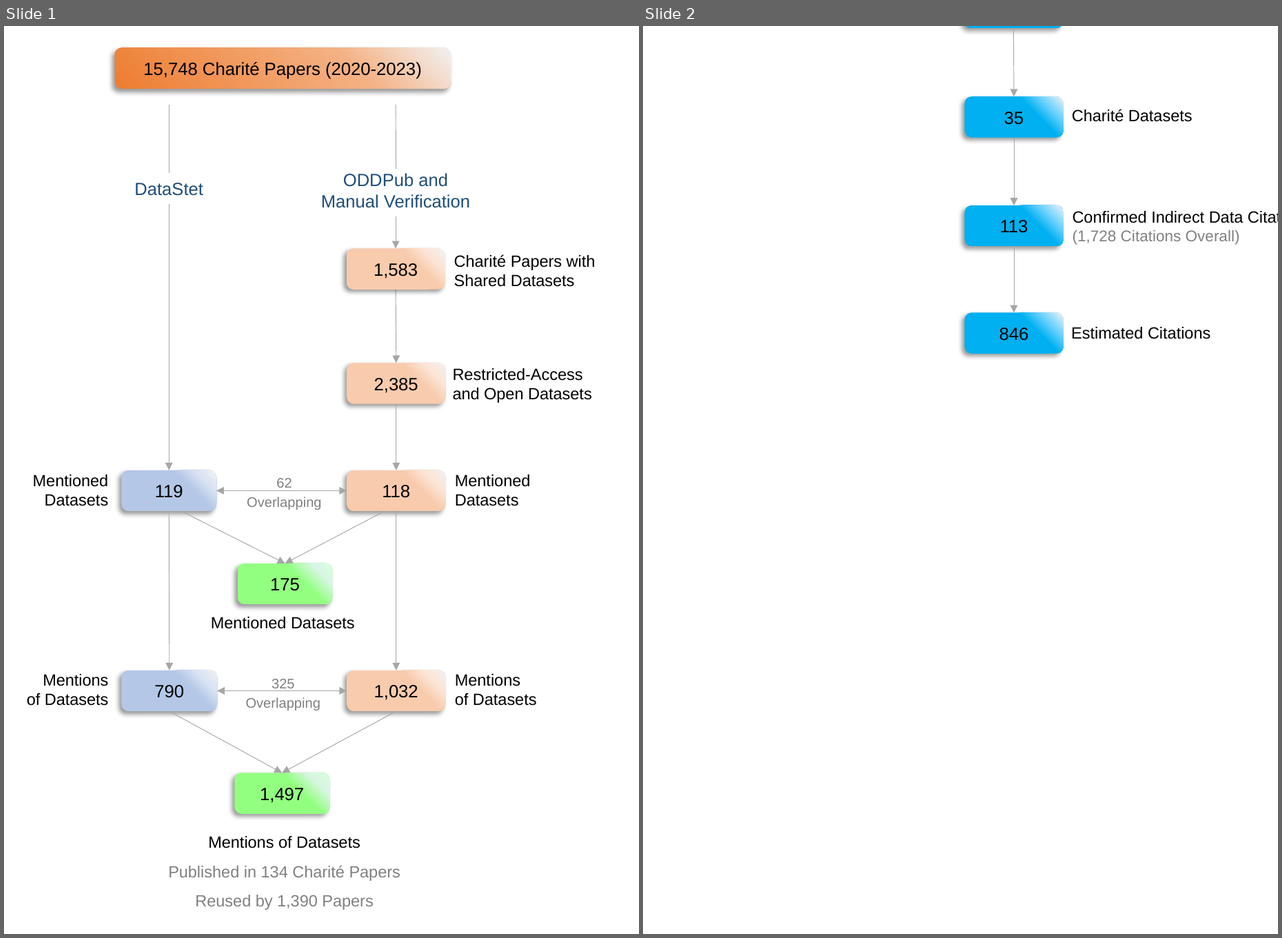
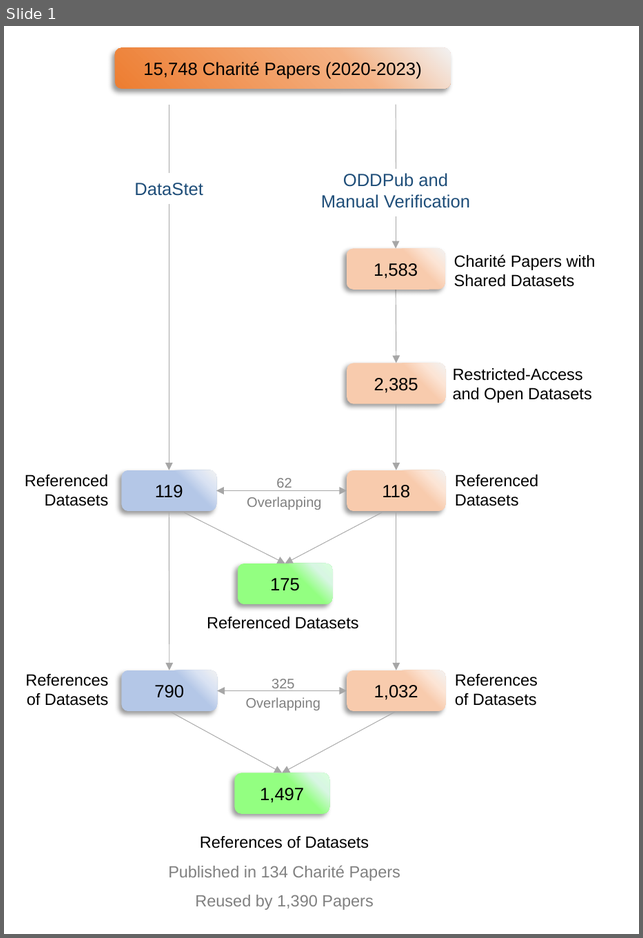
Before and after one commit to quest-bih/Mapping-the-reuse-of-biomedical-research-data, a slide deck: plots_files/plots_png/pptx/plots_png.pptx. Shown side by side, each under a label of ours: slides 1 and 2 before the commit, slide 1 after it. The pictures are 1282x938 and 643x938 pixels, drawn with LibreOffice and Linux fonts; fonts in the diff are those of the drawing. Boxes give left, top, right and bottom in pixels: in the first picture for what was removed or moved away, otherwise in the second. Text is boxed around its words. In the diff, an @@ line names an element or a change of style, - is before the commit and + after.

Commit message:
Changed "mentions" in fig-caps to "references"; Made sure fig-caps are up to date; Made sure that every title of figure is with caps; Fixed Fig-caps indent in supp-fig; Deleted the not-used plots-pdf.qmd; Changed "mentions" in all of the plots themselves to "References"; Rendered pdf.

```diff
--- a/plots_files/plots_png/pptx/plots_png.pptx
+++ b/plots_files/plots_png/pptx/plots_png.pptx
@@ slide 2 removed at <box>643,26,1278,934</box>, background #FFFFFF @@
@@ rounded rectangle removed at <box>965,26,1063,29</box> @@
-21
@@ arrow removed from (1014, 29) to (1014, 97) @@
@@ rounded rectangle removed at <box>965,97,1064,138</box> @@
-35
@@ text removed at <box>1072,109,1193,122</box> @@
-Charité Datasets
@@ arrow removed from (1014, 138) to (1014, 206) @@
@@ rounded rectangle removed at <box>965,206,1064,247</box> @@
-113
@@ text removed at <box>1073,211,1244,245</box> @@
-Confirmed Indirect Data Citations
-(1,728 Citations Overall)
@@ arrow removed from (1014, 247) to (1014, 313) @@
@@ rounded rectangle removed at <box>965,313,1064,354</box> @@
-846
@@ text removed at <box>1071,327,1211,339</box> @@
-Estimated Citations
@@ slide 1 changed as well @@
@@ text at <box>25,474,108,487</box>: text changed @@
-Mentioned
+Referenced
@@ text at <box>455,474,539,487</box>: text changed @@
-Mentioned
+Referenced
@@ text at <box>207,617,359,629</box>: text changed @@
-Mentioned Datasets
+Referenced Datasets
@@ text at <box>25,674,108,686</box>: text changed @@
-Mentions
+References
@@ text at <box>455,674,538,686</box>: text changed @@
-Mentions
+References
@@ text at <box>200,836,370,848</box>: text changed @@
-Mentions of Datasets
+References of Datasets
```
Also in this commit, not shown: 22 other files.
